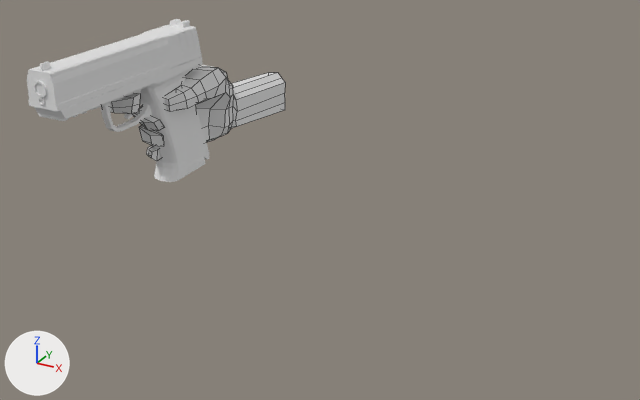
Two versions of the FBX model Assets/MyWeapons/SmithWesson.fbx, one commit apart.
Rendered twice from a 50 mm lens placed at (1.145, -1.384, 0.552), pointed at (0.284, 0.181, -0.231). The lights are fixed; the arrows at lower left show +X, +Y and +Z. Mesh edges are drawn as thin lines on the coarser meshes. Where no turn or scale is listed for an object, it has been applied to the vertices. Vertices at the same position are counted once.

Names of what the first picture shows: 'SmithWesson.1', 'SmithWesson.2', 'SmithWesson.4'.
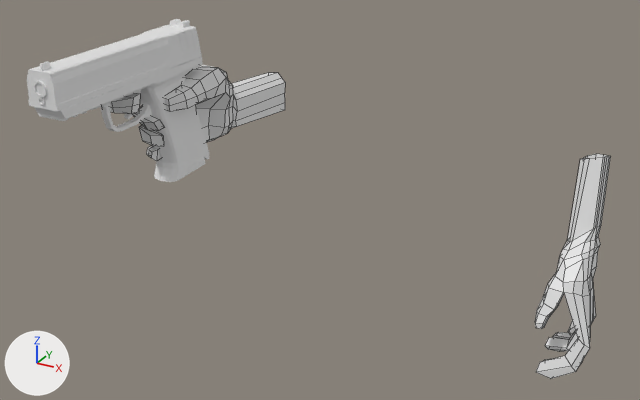
What differs and where, as boxes (x1, y1, x2, y2) in the pictures (640 x 400 px):
'SmithWesson.4', reshaped (185% wider, 225% taller): before (110, 65, 285, 161); after (110, 65, 611, 379)
part 1 of me_smithwesson_4, added: after (535, 154, 611, 379)

The change, as a diff of the scene's bpy script:
```diff
--- a/Assets/MyWeapons/SmithWesson.fbx.py
+++ b/Assets/MyWeapons/SmithWesson.fbx.py
@@ me_smithwesson_4 @@
 # used by ob_smithwesson_4; location = (0.04, -0.007, 0.005)
-me_smithwesson_4.from_pydata(...)  # 201 vertices, 195 faces; spans x -0.082..0.059, y -0.164..0.414, z -0.13..0.057
+me_smithwesson_4.from_pydata(...)  # 402 vertices, 390 faces; spans x -0.082..0.799, y -0.164..0.794, z -0.732..0.057
+# me_smithwesson_4 part 1: a new loose piece of 201 vertices spanning x 0.661..0.799, y 0.489..0.794, z -0.732..-0.22
```
